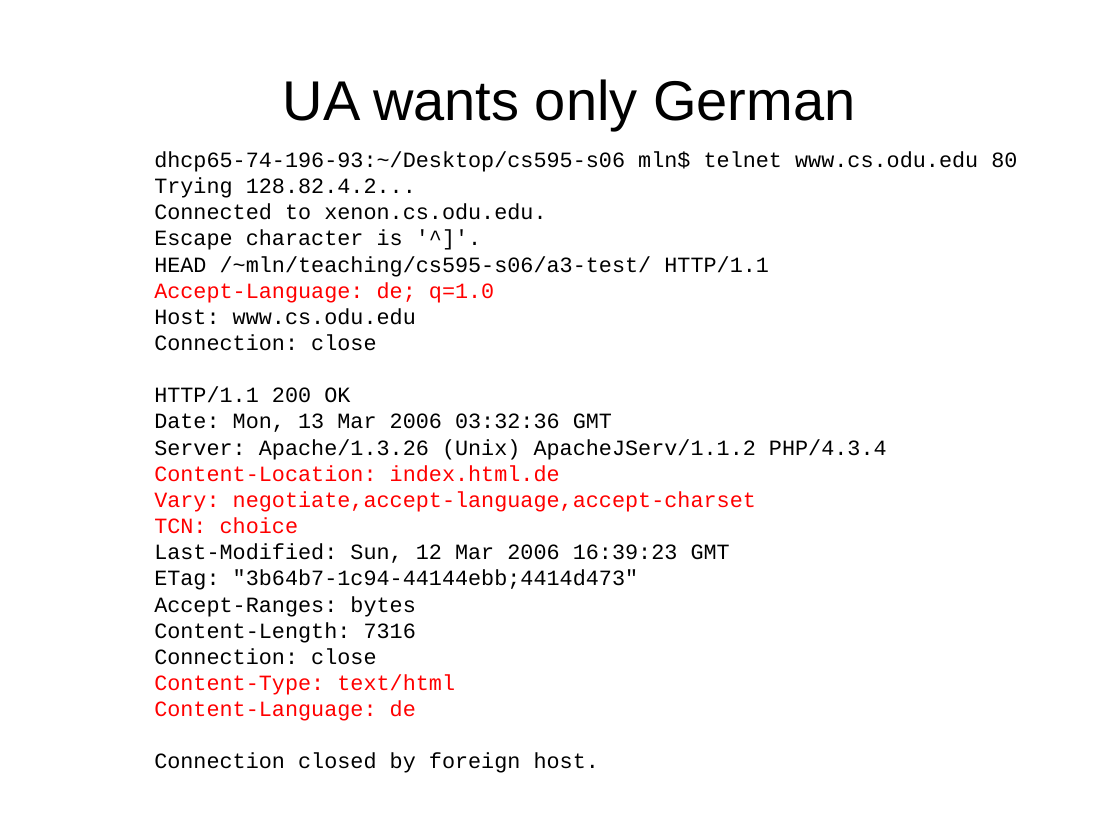
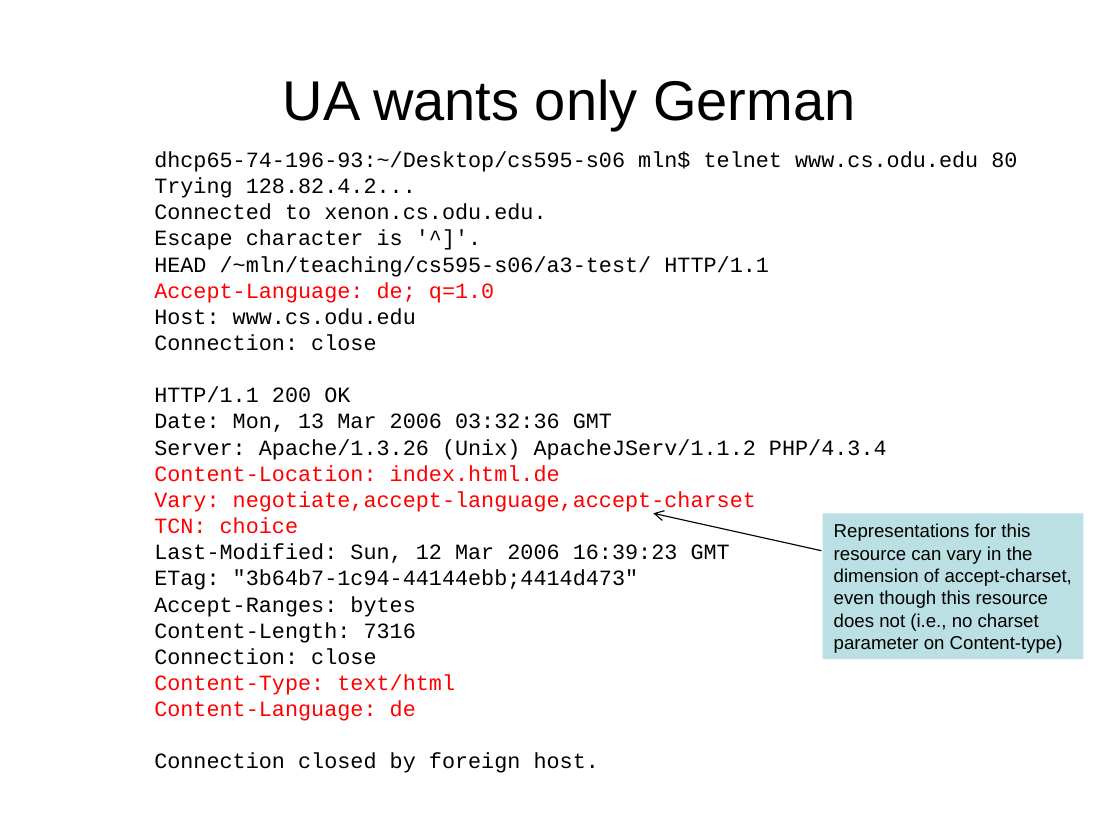
Before and after one commit to phonedude/cs531-f18, a slide deck: slide 20 of slides/week-09-content-negotiation.ppt (slide 19 before the commit). Drawn at 1120x840 pixels with LibreOffice and Linux fonts; fonts in the diff are those of the drawing. Boxes give left, top, right and bottom in pixels: in the first picture for what was removed or moved away, otherwise in the second. Text is boxed around its words. In the diff, an @@ line names an element or a change of style, - is before the commit and + after.

```diff
--- a/slides/week-09-content-negotiation.ppt
+++ b/slides/week-09-content-negotiation.ppt
@@ arrow added from (821, 551) to (653, 513), #000000 0.74 pt @@
@@ rectangle added at [823,513,1084,659], fill #BBE0E3, 12 pt, text #000000 @@
+Representations for this
+resource can vary in the
+dimension of accept-charset,
+even though this resource
+does not (i.e., no charset
+parameter on Content-type)
```
Also in this commit, not shown: 1 other slide changed, 2 slides added, 1 other file.
